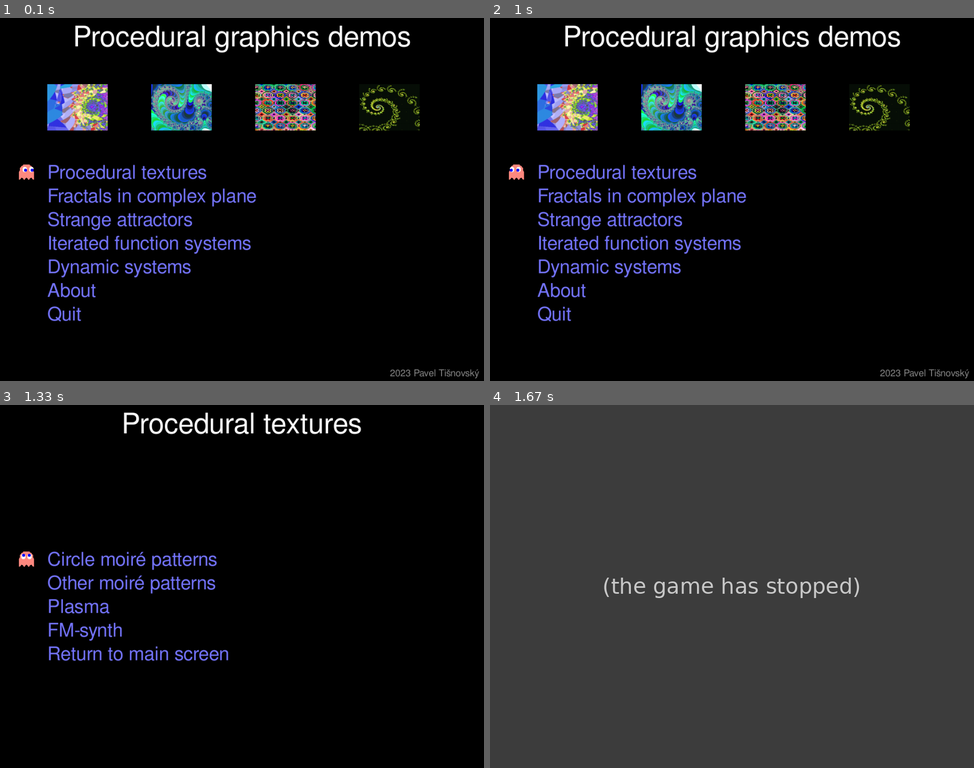
Above: before the commit, frames 1-4 (two rows, left to right).
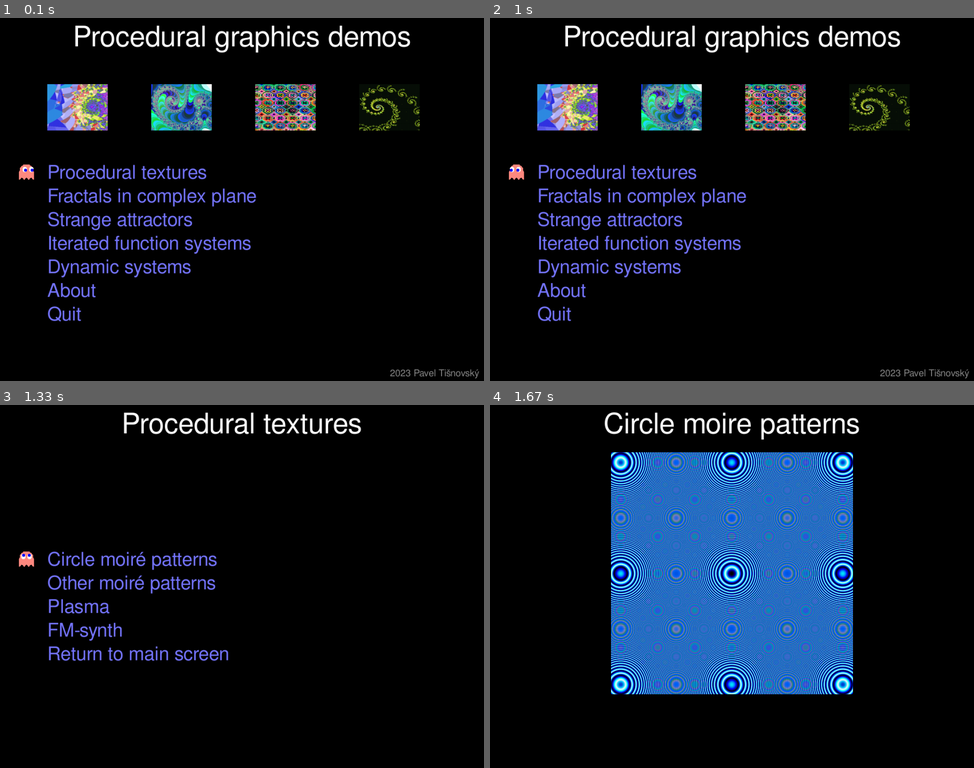
Above: after the commit, the same moments.

Repository: tisnik/fractals
Game: pygame game, started from demo.py
Two runs of this game, one before a commit and one after it. Both use one fixed random seed, a clock stepped at 60 frames per second and the inputs below.
Inputs:
- Up to frame 1 (0.1 s): no input
- Up to frame 2 (1 s): tap A at 0.33 s; tap Enter at 0.67 s
- Up to frame 3 (1.33 s): tap Enter at 1 s
- Up to frame 4 (1.67 s): tap Enter at 1.37 s

Frames 1-3 are identical in both runs. In frame 4, 100% of the frame differs, in the area x 0-100%, y 0-100%.
Error before the commit: TypeError: Screen.__init__() missing 1 required positional argument: 'title_text' (circle_mo...; the game stopped at 1.43 s (later frames are placeholders)

Commit message:
Refactored to use new Screen capability + added type info

Diff:
--- a/demo/circle_moire_screen.py
+++ b/demo/circle_moire_screen.py
@@ -22,6 +22,8 @@
 
 import textures.palette_blues as palette_blues
 import textures.circle_moire_with_palette as moire
+from demo.resources import Resources
+from pygame.surface import Surface
 
 
 class CircleMoireScreen(Screen):
@@ -35,27 +37,17 @@
     IMAGE_HEIGHT = 512
 
 
-    def __init__(self, display, resources, title_text) -> None:
-        super(CircleMoireScreen, self).__init__(display, resources)
+    def __init__(self, display: Surface, resources: Resources, title_text: str) -> None:
+        super(CircleMoireScreen, self).__init__(display, resources, title_text)
         self._clock = pygame.time.Clock()
 
-        # pre-render demo title
-        self._title = self._resources.bigFont.render(title_text, True,
-                                                     Screen.TITLE_COLOR,
-                                                     Screen.BACKGROUND_COLOR)
         self._image = self.calcImage()
 
-    def calcImage(self):
+    def calcImage(self) -> Surface:
         threshold = (2 << 5) + 50 * 2.5
         image = Image.new("RGB", (CircleMoireScreen.IMAGE_WIDTH, CircleMoireScreen.IMAGE_HEIGHT))
         moire.recalc_circle_pattern(image, palette_blues.palette, -threshold, -threshold, threshold, threshold)
         return pygame.image.fromstring(image.tobytes(), image.size, image.mode).convert()
-
-    def drawTitle(self) -> None:
-        """Draw the title onto splash screen."""
-        x = self._display.get_width() / 2 - self._title.get_width() / 2
-        y = 0
-        self._display.blit(self._title, (x, y))
 
     def draw(self) -> None:
         """Draw splash screen."""
